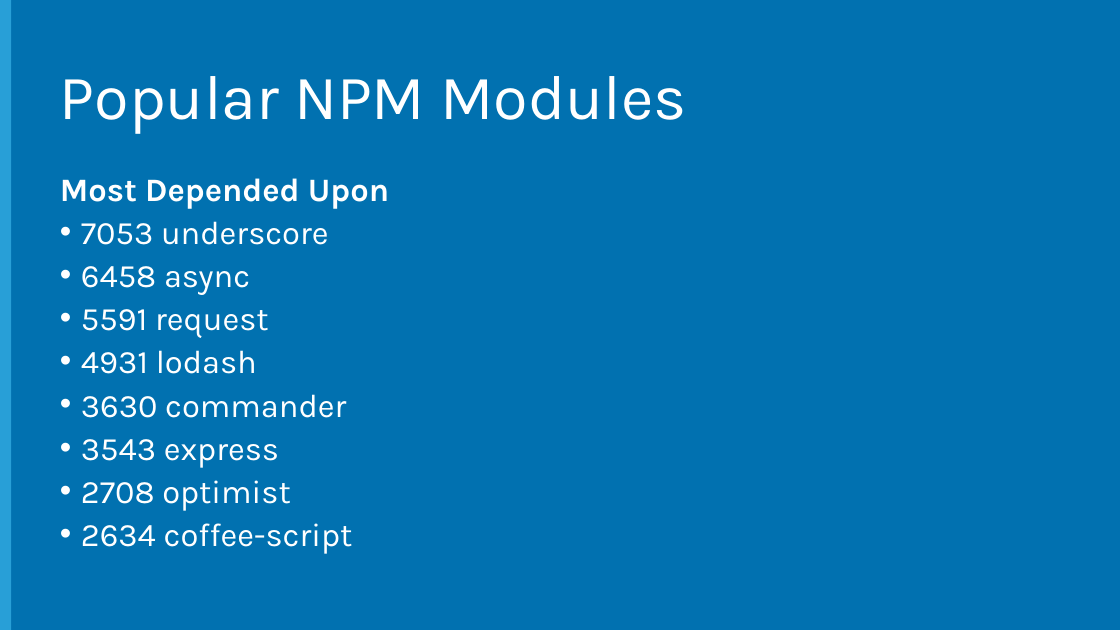
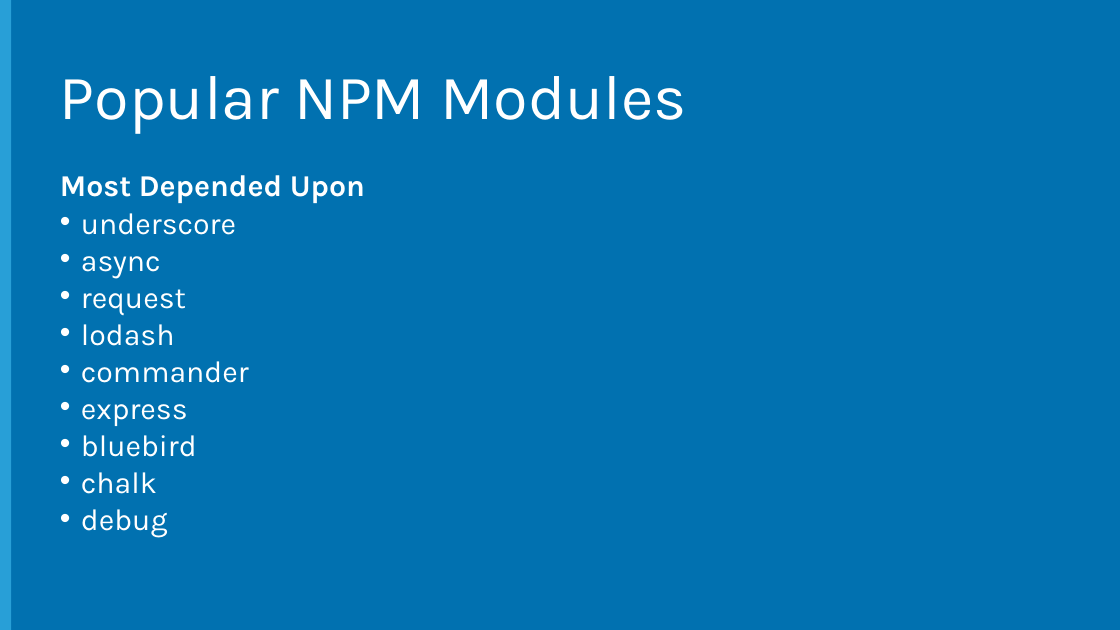
Before and after one commit to Microsoft-Web/NodeCamp, a slide deck: slide 34 of Presentation/IntroToNodeJS/IntroToNodeJS.pptx (slide 33 before the commit). Drawn at 1120x630 pixels with LibreOffice and Linux fonts; fonts in the diff are those of the drawing; background and template pictures are left out. Boxes give left, top, right and bottom in pixels: in the first picture for what was removed or moved away, otherwise in the second. Text is boxed around its words. In the diff, an @@ line names an element or a change of style, - is before the commit and + after.

```diff
--- a/Presentation/IntroToNodeJS/IntroToNodeJS.pptx
+++ b/Presentation/IntroToNodeJS/IntroToNodeJS.pptx
@@ text at (60, 175, 365, 203): size 28 to 25.9 pt in "Most Depended Upon"; line spacing 0.8 to 0.7 @@
@@ text at (81, 213, 249, 537): text changed; size 28 to 25.9 pt @@
-• 7053 underscore
-• 6458 async
-• 5591 request
-• 4931 lodash
-• 3630 commander
-• 3543 express
-• 2708 optimist
-• 2634 coffee-script
+• underscore
+• async
+• request
+• lodash
+• commander
+• express
+• bluebird
+• chalk
+• debug
```
Also in this commit, not shown: 1 other slide changed, 3 slides added, 2 slides removed, 1 other file.
